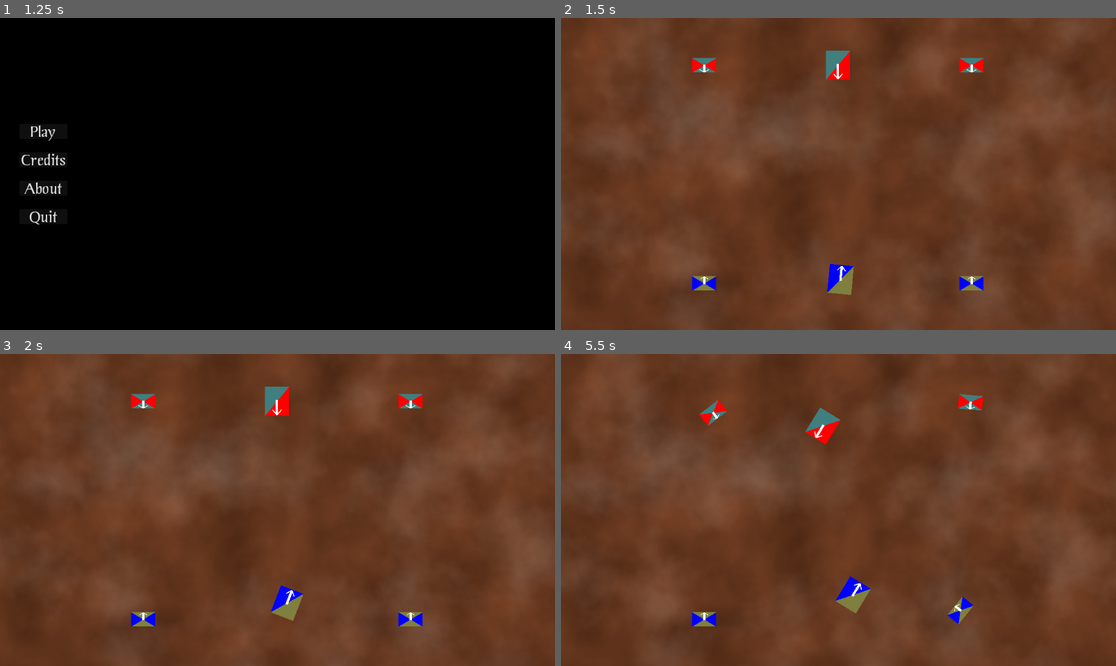
Above: before the commit, frames 1-4 (two rows, left to right).
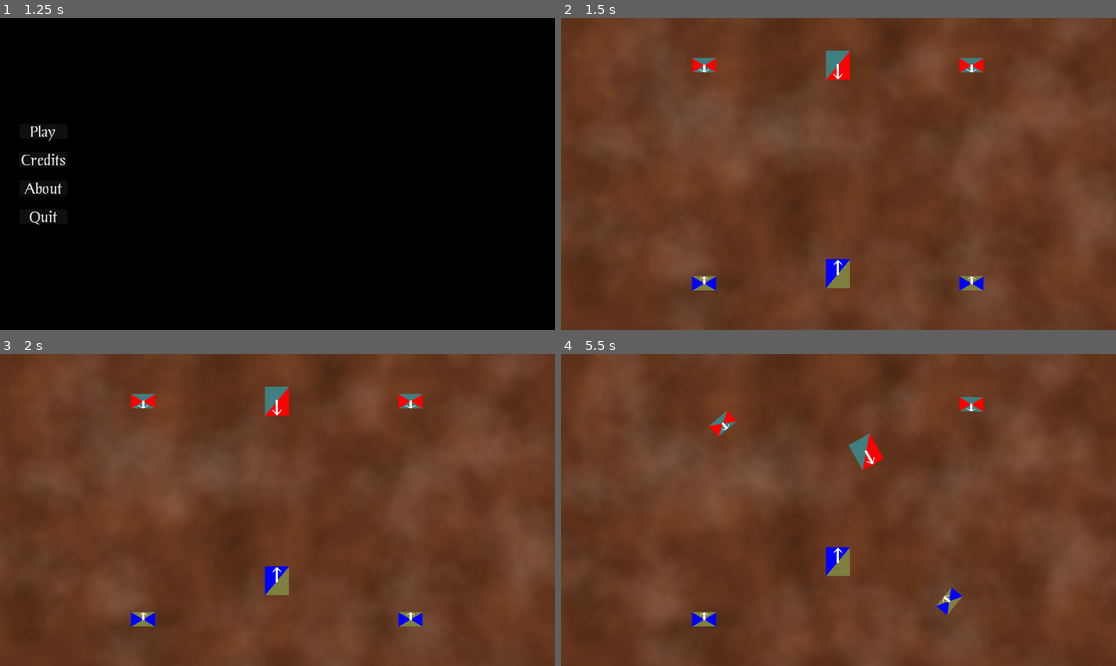
Above: after the commit, the same moments.

Repository: Habidakus/fantasy-battle
Game: Godot game, scene res://Scenes/TopLevelStateMachine.tscn
The game is run twice, just before and just after one commit, with the same random seed, the same clock (stepped at 60 frames per second) and the same inputs.
Inputs (mouse positions are in pixels of both pictures, inside the frame that each line leads up to):
- Up to frame 1 (1.25 s): tap Enter at 0.5 s; move the mouse to (399, 158) at 0.52 s; click (399, 158) at 0.67 s
- Up to frame 2 (1.5 s): click "Play" at 1.25 s
- Up to frame 3 (2 s): no input
- Up to frame 4 (5.5 s): move the mouse to (727, 525) at 2.02 s; click (727, 525) at 2.17 s; move the mouse to (894, 441) at 2.77 s; click (894, 441) at 2.92 s; move the mouse to (810, 572) at 3.52 s; click (810, 572) at 3.67 s; move the mouse to (1005, 556) at 4.27 s; click (1005, 556) at 4.42 s; move the mouse to (672, 463) at 5.02 s; click (672, 463) at 5.17 s

Frame 1 is identical in both runs. In frame 2, 0.4% of the frame differs, in the area x 47-53%, y 77-89%; in frame 3, 0.8%; in frame 4, 2.6%, in the area x 24-77%, y 12-87%.

Commit message:
Initial pass at flanking bonuses in combat

Diff:
--- a/Scripts/ArmyControllerAction.gd
+++ b/Scripts/ArmyControllerAction.gd
@@ -32,38 +32,43 @@
 		_:
 			return "%s will perform unknown action: %s" % [squad_name, Action.keys()[_action]]
 
-func ApplyToBoardState(board_state : BoardState, rnd : RandomNumberGenerator) -> void:
+func ApplyToBoardState(board_state : BoardState, rnd : RandomNumberGenerator, print : bool) -> void:
 	match _action:
 		Action.PASS:
-			_apply_pass(board_state)
+			_apply_pass(print, board_state)
 		Action.MELEE:
-			_apply_melee(board_state, rnd)
+			_apply_melee(print, board_state, rnd)
 		Action.CHARGE:
-			_apply_charge(board_state, rnd)
+			_apply_charge(print, board_state, rnd)
 		Action.MOVE:
-			_apply_move(board_state)
+			_apply_move(print, board_state)
 		_:
 			assert(false, "Unknown action type: " + Action.keys()[_action])
 
-func _apply_pass(board_state : BoardState) -> void:
+func _apply_pass(print: bool, board_state : BoardState) -> void:
 	if _squad != null:
+		if print:
+			print("%s passes" % [_squad])
 		board_state.DelaySquad(_squad.id, 2)
+	else:
+		if print:
+			print("Player passes")
 
-func _apply_melee(board_state : BoardState, rnd : RandomNumberGenerator) -> void:
-	board_state.InflictDamage(_squad.id, _target.id, Squad.DamageType.MELEE, rnd)
+func _apply_melee(print: bool, board_state : BoardState, rnd : RandomNumberGenerator) -> void:
+	board_state.InflictDamage(print, _squad.id, _target.id, Squad.DamageType.MELEE, rnd)
 	var both_alive : bool = true
 	if board_state.RemoveSquadIfDead(_target.id):
 		both_alive = false
 	if board_state.RemoveSquadIfDead(_squad.id):
 		both_alive = false
 	else:
-		board_state.DelaySquad(_squad.id, 3)
+		board_state.DelaySquad(_squad.id, _squad.GetMeleeTime())
 	if both_alive:
 		board_state.MarkInCombat(_squad.id, _target.id)
 
-func _apply_charge(board_state : BoardState, rnd : RandomNumberGenerator) -> void:
+func _apply_charge(print: bool, board_state : BoardState, rnd : RandomNumberGenerator) -> void:
 	board_state.MoveTowardsTarget(_squad.id, _target.id)
-	board_state.InflictDamage(_squad.id, _target.id, Squad.DamageType.CHARGE, rnd)
+	board_state.InflictDamage(print, _squad.id, _target.id, Squad.DamageType.CHARGE, rnd)
 	var both_alive : bool = true
 	if board_state.RemoveSquadIfDead(_target.id):
 		both_alive = false
@@ -74,7 +79,9 @@
 	if both_alive:
 		board_state.MarkInCombat(_squad.id, _target.id)
 
-func _apply_move(board_state : BoardState) -> void:
+func _apply_move(print: bool, board_state : BoardState) -> void:
+	if print:
+		print("%s advances" % [_squad])
 	if _target != null:
 		board_state.MoveTowardsTarget(_squad.id, _target.id)
 	else:
--- a/Scripts/BoardState.gd
+++ b/Scripts/BoardState.gd
@@ -133,23 +133,32 @@
 	squad.position = location
 	squad.rotation = rot
 
-func InflictDamage(attacker_id : int, target_id : int, damage_type : Squad.DamageType, rnd : RandomNumberGenerator) -> void:
+func InflictDamage(print: bool, attacker_id : int, target_id : int, damage_type : Squad.DamageType, rnd : RandomNumberGenerator) -> void:
 	var attacker : Squad = GetSquadById(attacker_id)
 	var defender : Squad = GetSquadById(target_id)
-	var die_mods : Vector2i = Squad.CalculateDieMods(attacker._formation, defender._formation, damage_type)
+	var flank : Squad.FlankType = defender.GetPresentingFlank(attacker.position)
+	var die_mods : Vector2i = Squad.CalculateDieMods(attacker._formation, defender._formation, damage_type, flank)
 	var attacker_dice : int = attacker.GetDieCountInAttack(damage_type)
-	var defender_dice : int = defender.GetDieCountInDefense()
+	var defender_dice : int = defender.GetDieCountInDefense(flank)
 	var die_rolls : int = max(attacker_dice, defender_dice)
 	var attacker_wounds : int = 0
 	var defender_wounds : int = 0
+	var dice_text : String = "%s %s:" % [attacker_dice, defender_dice]
 	for i in range(die_rolls):
 		var attacker_roll : int = attacker.GetRoll(rnd, die_mods[0], i >= attacker_dice)
 		var defender_roll : int = defender.GetRoll(rnd, die_mods[1], i >= defender_dice)
 		if attacker_roll > defender_roll:
+			dice_text += " %s>%s" % [attacker_roll, defender_roll]
 			defender_wounds += 1
 		elif defender_roll > attacker_roll:
+			dice_text += " %s<%s" % [attacker_roll, defender_roll]
 			if damage_type == Squad.DamageType.MELEE || damage_type == Squad.DamageType.CHARGE:
 				attacker_wounds += 1
+		else:
+			dice_text += " %s=%s" % [attacker_roll, defender_roll]
+	if print:
+		var damage : String = "wounds(%s/%s)" % [attacker_wounds, defender_wounds]
+		print("%s %ss %s in the %s: [%s ] %s" % [attacker, Squad.DamageType.keys()[damage_type], defender, Squad.FlankType.keys()[flank], dice_text, damage])
 	for i in range(attacker_wounds):
 		attacker.InflictWound(rnd)
 	for i in range(defender_wounds):
--- a/Scripts/GameState.gd
+++ b/Scripts/GameState.gd
@@ -58,7 +58,7 @@
 func apply_action(action : MMCAction) -> MMCGameState:
 	var ret_val : GameState = CreateClone()
 	var aca : ArmyControllerAction = action as ArmyControllerAction
-	aca.ApplyToBoardState(ret_val._board_state, ret_val._rnd)
+	aca.ApplyToBoardState(ret_val._board_state, ret_val._rnd, false)
 	ret_val.AssignNextSquadToGo()
 	return ret_val
 
--- a/Scripts/Squad.gd
+++ b/Scripts/Squad.gd
@@ -2,6 +2,7 @@
 
 static var s_NEXT_ID : int = 0
 
+enum FlankType { Front, Side, Back}
 enum DamageType { MELEE, CHARGE, MISSLE, ARTILLERY }
 enum SquadType { INFANTRY, CAVALRY, ARTILLERY }
 enum Formation { LINE, DOUBLELINE, TRIPLELINE, SQUARE, SKIRMISH, COLUMN }
@@ -18,7 +19,7 @@
 var _turn_order_tie_breaker : float
 var _next_move : float
 var _army : Army
-var _speed : float = 30
+var _speed : float = 60
 var _units_healthy : int
 var _units_wounded : int
 var _default_die_sides : int = 6
@@ -54,8 +55,11 @@
 	ret_val.id = id
 	return ret_val
 
+func GetMeleeTime() -> float:
+	return 3
+
 func GetChargeTime() -> float:
-	return 3
+	return 3 if _squad_type != SquadType.CAVALRY else 5
 
 func GetMoveTime() -> float:
 	return 3 if _squad_type != SquadType.CAVALRY else 5
@@ -68,6 +72,21 @@
 
 func IsDead() -> bool:
 	return _units_healthy + _units_wounded <= 0
+
+func GetPresentingFlank(attack_loc : Vector2) -> FlankType:
+	var dims : Vector2 = GetDim() / 2.0
+	var points : Array[Vector2] = [ dims, Vector2(-dims.x, dims.y), Vector2(-dims.x, -dims.y), Vector2(dims.x, -dims.y) ]
+	for i in range(points.size()):
+		points[i] = position + points[i].rotated(rotation)
+		if i > 0:
+			var hit_point = Geometry2D.segment_intersects_segment(position, attack_loc, points[i], points[(i + 3) % 4])
+			if hit_point != null:
+				match i:
+					1: return FlankType.Side
+					2: return FlankType.Back
+					3: return FlankType.Side
+	assert(null != Geometry2D.segment_intersects_segment(position, attack_loc, points[0], points[3]))
+	return FlankType.Front
 
 func GetFacingEdge(loc : Vector2) -> Array[Vector2]:
 	var dims : Vector2 = GetDim() / 2.0
@@ -157,12 +176,12 @@
 	var turns_away : int = max(1, int(ceil(sqrt(dist_squared) / _speed)))
 	return (our_score + enemy_score + diff_score) / (turns_away * turns_away)
 
-static func CalculateDieMods(attacker : Formation, defender : Formation, damageType : DamageType) -> Vector2i:
+static func CalculateDieMods(attacker : Formation, defender : Formation, damageType : DamageType, flank : Squad.FlankType) -> Vector2i:
 	match damageType:
 		DamageType.MELEE:
-			return Vector2i(CalculateDieMods_AttackerIsMelee(attacker), CalculateDieMods_DefenderAgainstMelee(defender))
+			return Vector2i(CalculateDieMods_AttackerIsMelee(attacker), CalculateDieMods_DefenderAgainstMelee(defender, flank))
 		DamageType.CHARGE:
-			return Vector2i(CalculateDieMods_AttackerIsCharge(attacker), CalculateDieMods_DefenderAgainstCharge(defender))
+			return Vector2i(CalculateDieMods_AttackerIsCharge(attacker), CalculateDieMods_DefenderAgainstCharge(defender, flank))
 		DamageType.MISSLE:
 			return Vector2i(CalculateDieMods_AttackerIsMissile(attacker), CalculateDieMods_DefenderAgainstMissile(defender))
 		DamageType.ARTILLERY:
@@ -171,8 +190,18 @@
 			assert(false, "Unknown Damage Type: " + str(damageType))
 			return Vector2i(0, 0)
 
-func GetDieCountInDefense() -> int:
-	# TODO: Later on we need to consider flanking, and if more than one side being attacked
+func GetDieCountInDefense(flank : Squad.FlankType) -> int:
+	if _formation == Formation.SKIRMISH || _formation == Formation.SQUARE:
+		return GetWidthAndRanks().x
+	match flank:
+		Squad.FlankType.Front:
+			return GetWidthAndRanks().x
+		Squad.FlankType.Side:
+			return GetWidthAndRanks().y
+		Squad.FlankType.Back:
+			var rear_row : int = GetUnits() % GetWidthAndRanks().x
+			return rear_row
+	assert(false, "GetDieCountInDefense(): unknown flank : %s" % Squad.FlankType.keys()[flank])
 	return GetWidthAndRanks().x
 
 func GetDieCountInAttack(damageType : DamageType) -> int:
@@ -325,23 +354,26 @@
 		_:
 			assert(false)
 			return 0
-static func CalculateDieMods_DefenderAgainstCharge(defender : Formation) -> int:
+
+static func CalculateDieMods_DefenderAgainstCharge(defender : Formation, flank : Squad.FlankType) -> int:
+	var flank_mod : int = _calculate_flank_defense_mod(flank)
 	match defender:
 		Formation.LINE:
-			return -1
-		Formation.DOUBLELINE:
-			return 0
-		Formation.TRIPLELINE:
-			return 1
+			return flank_mod - 1
+		Formation.DOUBLELINE:
+			return flank_mod
+		Formation.TRIPLELINE:
+			return flank_mod + 1
 		Formation.SQUARE:
 			return 1
 		Formation.SKIRMISH:
 			return -2
 		Formation.COLUMN:
-			return 1
-		_:
-			assert(false)
-			return 0
+			return flank_mod + 1
+		_:
+			assert(false)
+			return flank_mod
+
 static func CalculateDieMods_AttackerIsMelee(attacker : Formation) -> int:
 	match attacker:
 		Formation.LINE:
@@ -359,25 +391,37 @@
 		_:
 			assert(false)
 			return 0
-static func CalculateDieMods_DefenderAgainstMelee(defender : Formation) -> int:
+
+static func CalculateDieMods_DefenderAgainstMelee(defender : Formation, flank : Squad.FlankType) -> int:
+	var flank_mod : int = _calculate_flank_defense_mod(flank)
 	match defender:
 		Formation.LINE:
-			return -1
-		Formation.DOUBLELINE:
-			return 0
-		Formation.TRIPLELINE:
-			return 0
-		Formation.SQUARE:
-			return 0
-		Formation.SKIRMISH:
-			return -1
-		Formation.COLUMN:
-			return 0
-		_:
-			assert(false)
-			return 0
-
-# s.Initialize(army, 15, Squad.SquadType.INFANTRY, Squad.Formation.DOUBLELINE)
+			return flank_mod - 1
+		Formation.DOUBLELINE:
+			return flank_mod
+		Formation.TRIPLELINE:
+			return flank_mod
+		Formation.SQUARE:
+			return 0
+		Formation.SKIRMISH:
+			return -1
+		Formation.COLUMN:
+			return flank_mod
+		_:
+			assert(false)
+			return flank_mod
+
+static func _calculate_flank_defense_mod(flank : Squad.FlankType) -> int:
+	match flank:
+		Squad.FlankType.Front:
+			return 0
+		Squad.FlankType.Side:
+			return -1
+		Squad.FlankType.Back:
+			return -2
+	assert(false, "_calculate_flank_defense_mod() unknown flank type: %s" % [Squad.FlankType.keys()[flank]])
+	return 0
+
 func Initialize(army : Army, count : int, st : SquadType, form : Formation, rnd : RandomNumberGenerator) -> void:
 	_army = army
 	SetSquadType(st)
--- a/Scripts/State_ProcessOrders.gd
+++ b/Scripts/State_ProcessOrders.gd
@@ -56,9 +56,8 @@
 
 func enter_state() -> void:
 	super.enter_state()
-	print("Need to process order: %s" % [our_state_machine._pending_action])
 	_pending_board_state = our_state_machine._board_state.Clone()
-	our_state_machine._pending_action.ApplyToBoardState(_pending_board_state, _rnd)
+	our_state_machine._pending_action.ApplyToBoardState(_pending_board_state, _rnd, true)
 
 func exit_state(_next_state: StateMachineState) -> void:
 	our_state_machine._board_state = _pending_board_state
--- a/Scripts/TurnEngine.gd
+++ b/Scripts/TurnEngine.gd
@@ -27,6 +27,10 @@
 
 func _OnStateEnter_DetermineWhoGoesNext() -> void:
 	_board_state.OrderSquads()
+	var debug_order_string : String = "Turn order:"
+	for s : Squad in _board_state._turn_order:
+		debug_order_string += " %s" % [s]
+	print(debug_order_string)
 	var current_squad : Squad = _board_state.CurrentSquad()
 	var controller : ArmyController = current_squad.GetArmy().GetController()
 	controller.RequestOrders(current_squad)
